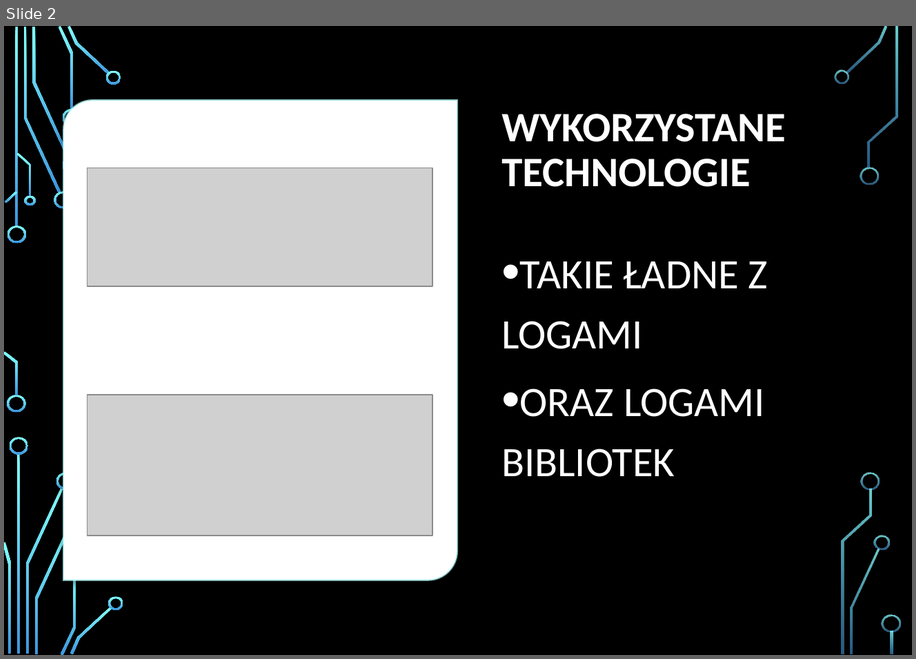
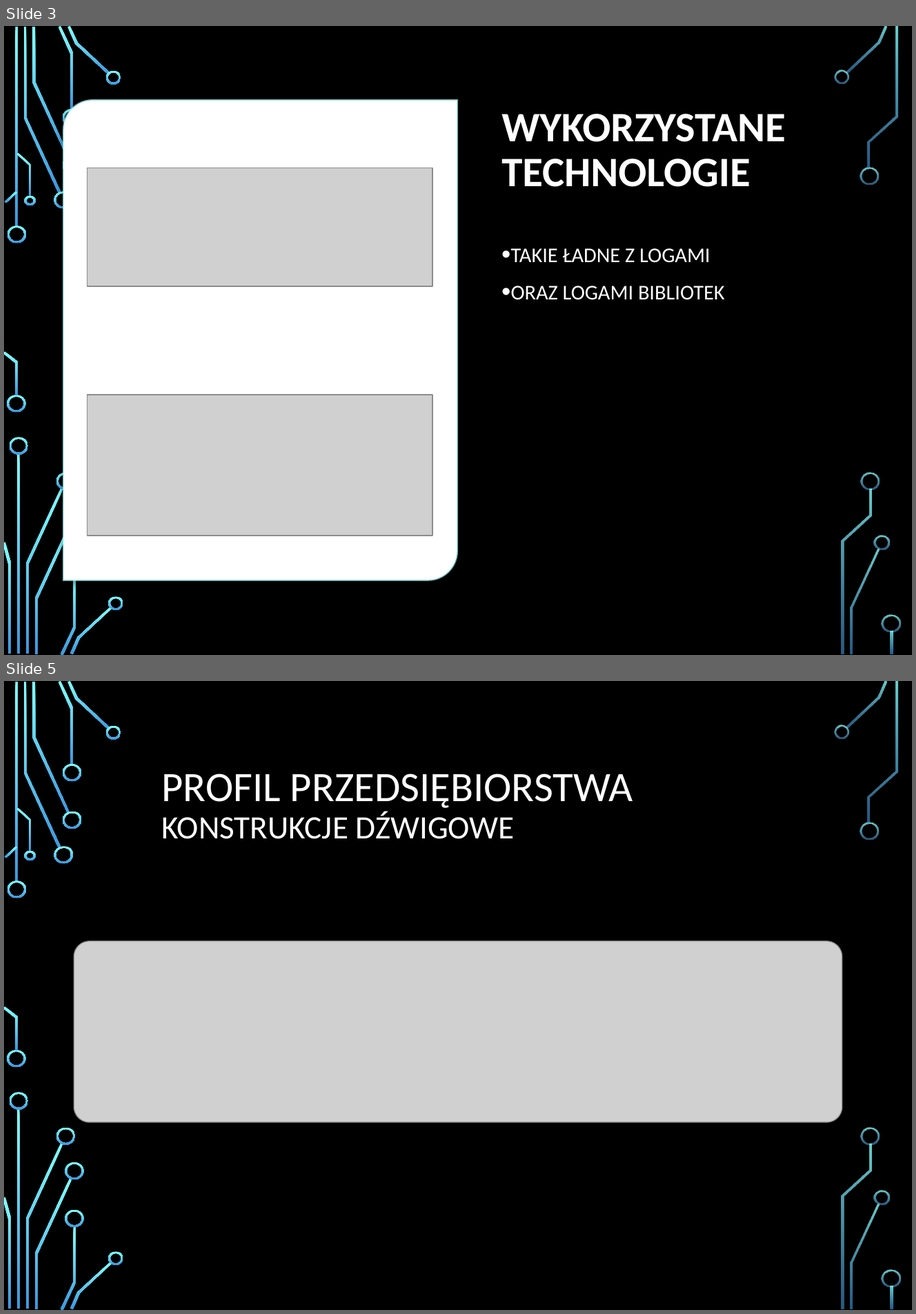
Before and after one commit to wszczawinski/DS_final_project, a slide deck: Analiza obciążenia przedsiębiorstwa produkcyjnego.pptx. Shown one above the other, each under a label of ours: slide 2 before the commit, slides 3 and 5 after it; the slides between them are not shown. The pictures are 916x659 and 916x1314 pixels, drawn with LibreOffice and Linux fonts; fonts in the diff are those of the drawing; grey boxes stand for pictures; background and template pictures are left out. Boxes give left, top, right and bottom in pixels: in the first picture for what was removed or moved away, otherwise in the second. Text is boxed around its words. In the diff, an @@ line names an element or a change of style, - is before the commit and + after.

```diff
--- a/Analiza obciążenia przedsiębiorstwa produkcyjnego.pptx
+++ b/Analiza obciążenia przedsiębiorstwa produkcyjnego.pptx
@@ slide 5 added at (4, 681, 912, 1310), background picture (left out); not listed: 36 template elements that a slide beside it also shows @@
@@ title added at (162, 773, 633, 839), 36 pt, text #FFFFFF @@
+PROFIL PRZEDSIĘBIORSTWA
+KONSTRUKCJE DŹWIGOWE
@@ picture added at (74, 941, 842, 1122) @@
@@ what was slide 2 is now slide 3 @@
@@ slide 3 changed as well @@
@@ text "TAKIE ŁADNE Z LOGAMI" at (511, 248, 725, 300): size 36 to 18 pt @@
```
Also in this commit, not shown: 3 other slides changed, 8 other slides added, 1 slide removed.
